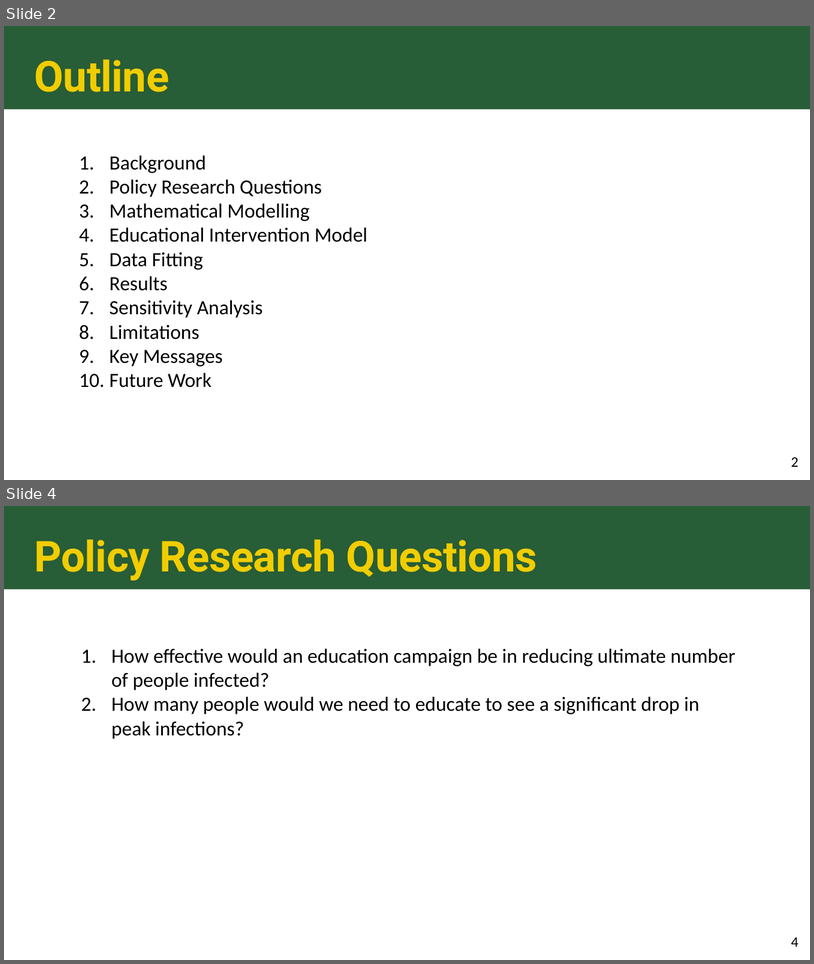
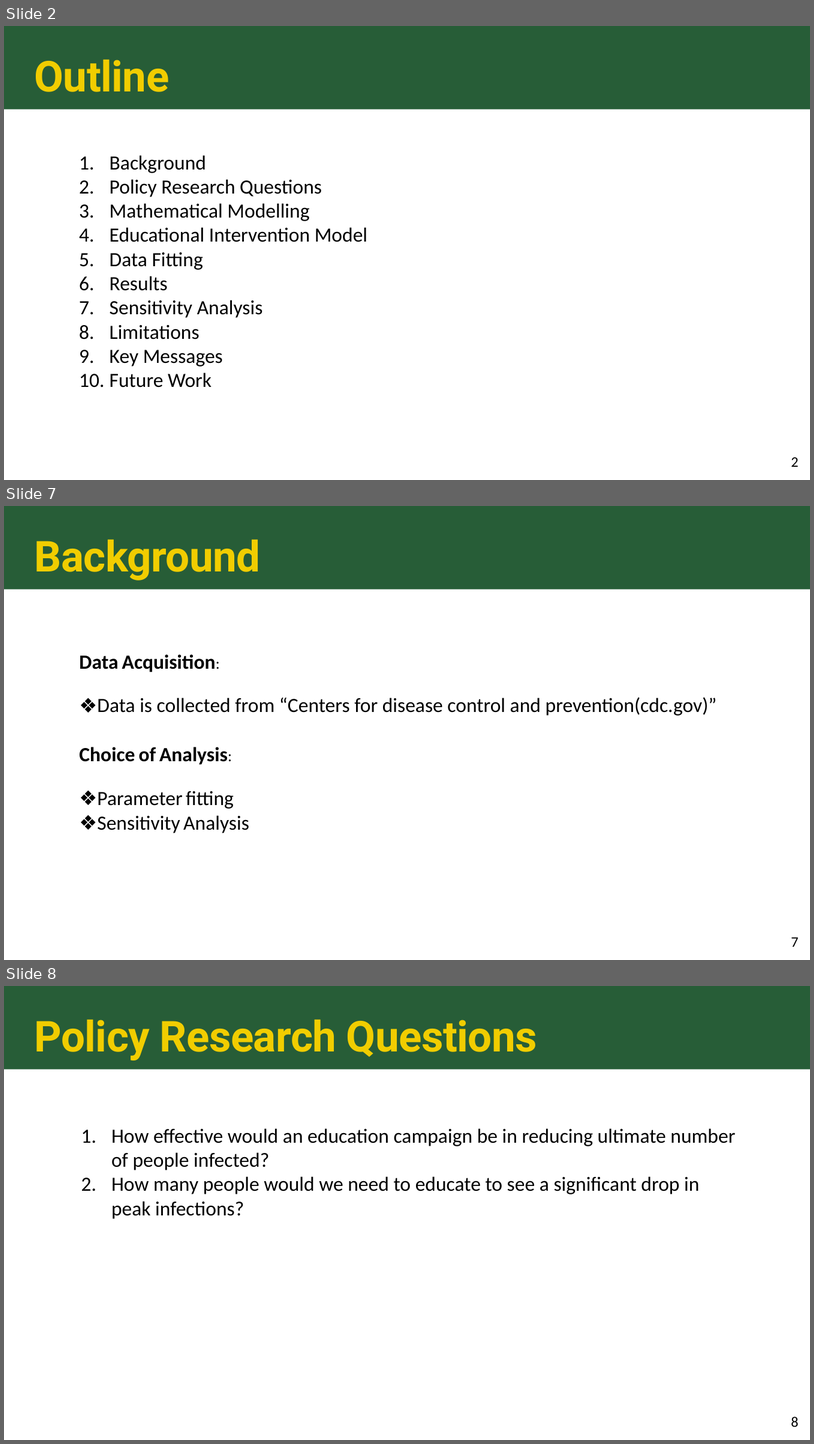
Before and after one commit to colbychristian/mpox_sier, a slide deck: Mpox_education_PPT.pptx. Shown one above the other, each under a label of ours: slides 2 and 4 before the commit, slides 2, 7 and 8 after it; the slides between them are not shown. The pictures are 814x964 and 814x1444 pixels, drawn with LibreOffice and Linux fonts; fonts in the diff are those of the drawing. Boxes give left, top, right and bottom in pixels: in the first picture for what was removed or moved away, otherwise in the second. Text is boxed around its words. In the diff, an @@ line names an element or a change of style, - is before the commit and + after.

Commit message:
Updated ppt
added optimized parameters

```diff
--- a/Mpox_education_PPT.pptx
+++ b/Mpox_education_PPT.pptx
@@ slide 7 added at (x1=4, y1=506, x2=810, y2=960), background #FFFFFF; not listed: 1 template element that a slide beside it also shows @@
@@ title added at (x1=35, y1=539, x2=261, y2=580), 38 pt, text #F1CD00, bold @@
+Background
@@ table added at (x1=71, y1=646, x2=763, y2=837), 1 rows, 1 columns @@
+Data Acquisition: / Data is collected from “Centers for disease control and prevention(cdc.gov)” / Choice of Analysis: / Parameter fitting / Sensitivity Analysis
@@ page number added at (x1=791, y1=937, x2=798, y2=946), 13 pt, text #000000 @@
+7
@@ what was slide 4 is now slide 8 @@
@@ page number at (x1=791, y1=1416, x2=798, y2=1426): text changed @@
-4
+8
```
Also in this commit, not shown: 2 slides changed, 5 other slides added, 2 slides removed.
